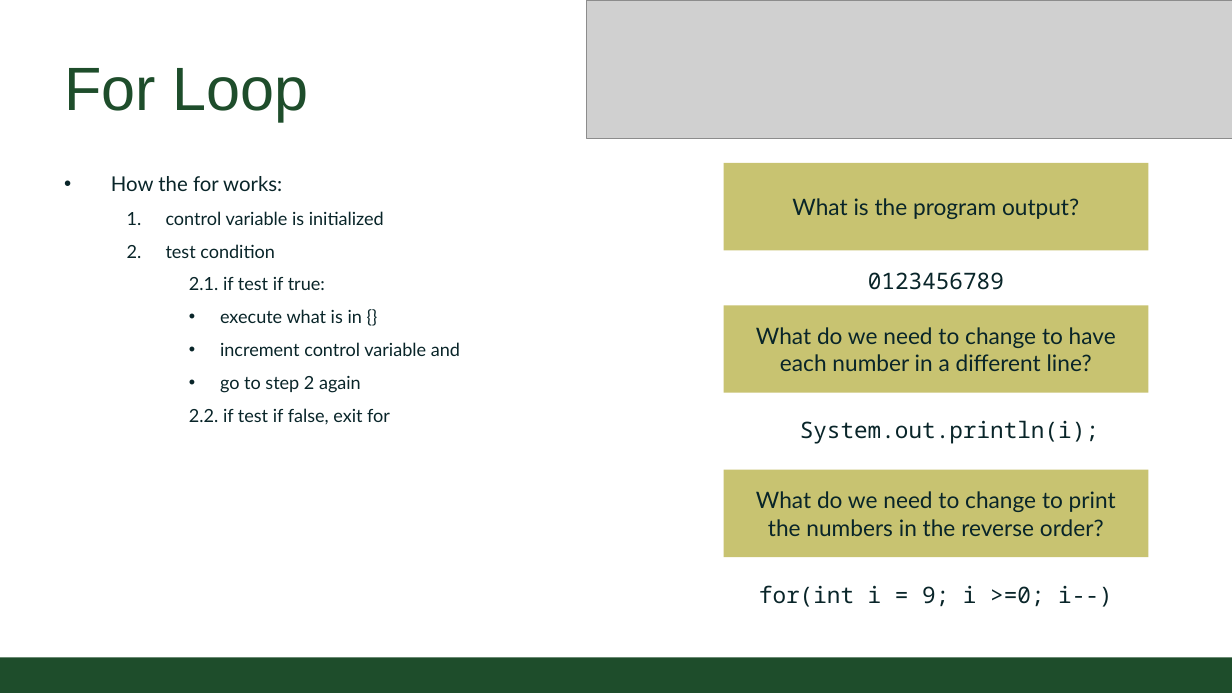
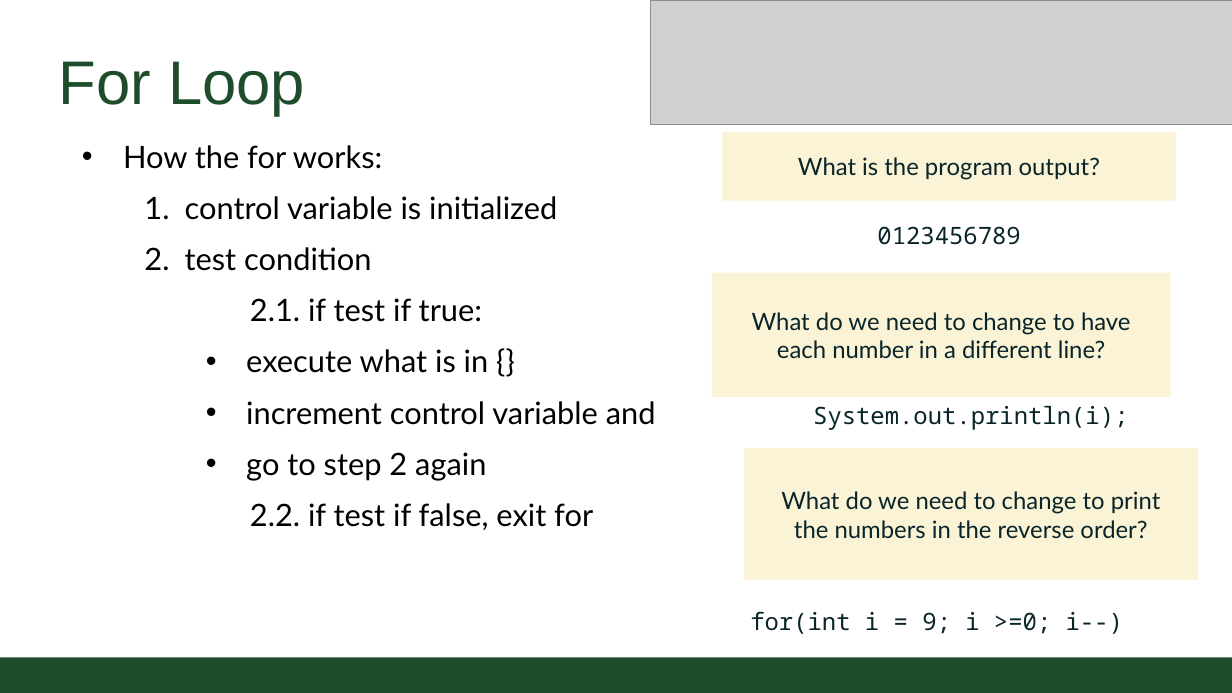
Before and after one commit to CSU-CompSci-CS163-4/Handouts, a slide deck: slide 10 of slides/On-Campus/03_02_Loops.pptx. Drawn at 1232x693 pixels with LibreOffice and Linux fonts; fonts in the diff are those of the drawing; grey boxes stand for pictures; background and template pictures are left out. Boxes give left, top, right and bottom in pixels: in the first picture for what was removed or moved away, otherwise in the second. Text is boxed around its words. In the diff, an @@ line names an element or a change of style, - is before the commit and + after.

```diff
--- a/slides/On-Campus/03_02_Loops.pptx
+++ b/slides/On-Campus/03_02_Loops.pptx
@@ picture: place and size @@
-picture at (586, 0, 1232, 138)
+picture at (650, 0, 1232, 125)
@@ title "For Loop" at (59, 61, 305, 115): size 54 to 54.4 pt @@
@@ text "How the for works:": place and size @@
-text "How the for works:" at (111, 176, 460, 424)
+text "How the for works:" at (123, 145, 656, 530)
@@ text "How the for works:" at (123, 145, 656, 530): size 18 to 27.2 pt in "How the for works:"; text colour #092529 to #000000, size 16 to 27.2 pt; indent changed; less space between paragraphs @@
@@ size 20 to 21.2 pt; fill #C8C371 to #FBF3D6 in 3 elements at (712, 273, 1171, 398), (744, 448, 1198, 581), (722, 132, 1176, 201) @@
@@ rectangle "What is the program output?": place and size @@
-rectangle "What is the program output?" at (724, 163, 1149, 250)
+rectangle "What is the program output?" at (722, 132, 1176, 201)
@@ text "0123456789": place and size @@
-text "0123456789" at (868, 272, 1004, 290)
+text "0123456789" at (877, 226, 1020, 245)
@@ rectangle "What do we need to ...": place and size @@
-rectangle "What do we need to ..." at (724, 305, 1149, 392)
+rectangle "What do we need to ..." at (712, 273, 1171, 398)
@@ text "System.out.println(i);": place and size @@
-text "System.out.println(i);" at (800, 420, 1099, 444)
+text "System.out.println(i);" at (813, 406, 1128, 430)
@@ rectangle "What do we need to ...": place and size @@
-rectangle "What do we need to ..." at (724, 470, 1149, 557)
+rectangle "What do we need to ..." at (744, 448, 1198, 581)
@@ size 20 to 21.2 pt in 3 elements at (877, 226, 1020, 245), (813, 406, 1128, 430), (750, 611, 1123, 634) @@
@@ text "for(int i = 9; i ...": place and size @@
-text "for(int i = 9; i ..." at (759, 585, 1112, 607)
+text "for(int i = 9; i ..." at (750, 611, 1123, 634)
```
Also in this commit, not shown: 7 other slides changed.
